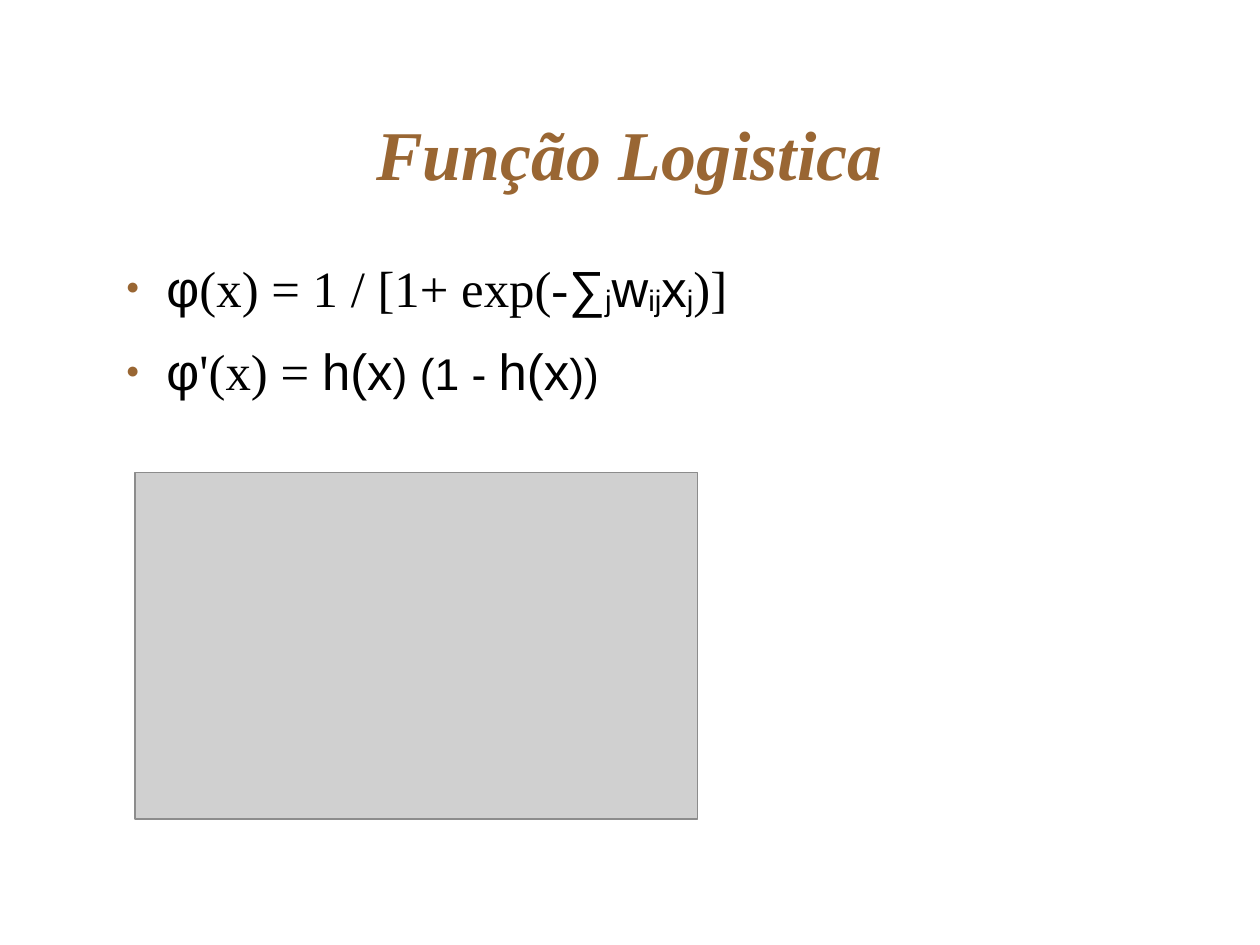
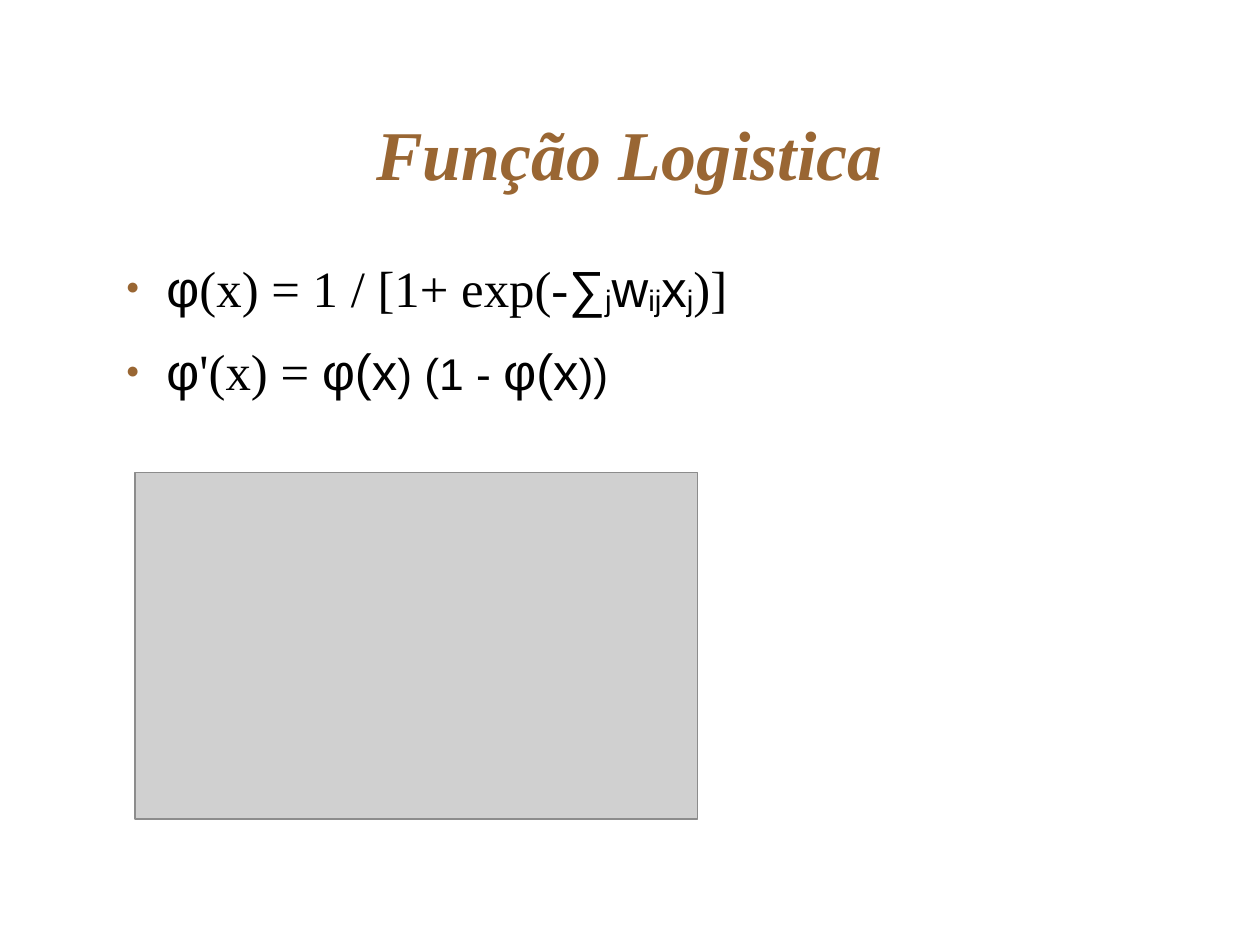
Before and after one commit to FlavioFS/Machine-Learning-Summer-Class, a slide deck: slide 11 of Trab3/theory/MLP.odp. Drawn at 1260x945 pixels with LibreOffice and Linux fonts; fonts in the diff are those of the drawing; grey boxes stand for pictures; background and template pictures are left out. Boxes give left, top, right and bottom in pixels: in the first picture for what was removed or moved away, otherwise in the second. Text is boxed around its words. In the diff, an @@ line names an element or a change of style, - is before the commit and + after.

```diff
--- a/Trab3/theory/MLP.odp
+++ b/Trab3/theory/MLP.odp
@@ text at [166,353,578,401]: text changed @@
-● φ'(x) = h(x) (1 - h(x))
+● φ'(x) = φ(x) (1 - φ(x))
```
Also in this commit, not shown: 6 other slides changed, 2 other files.
